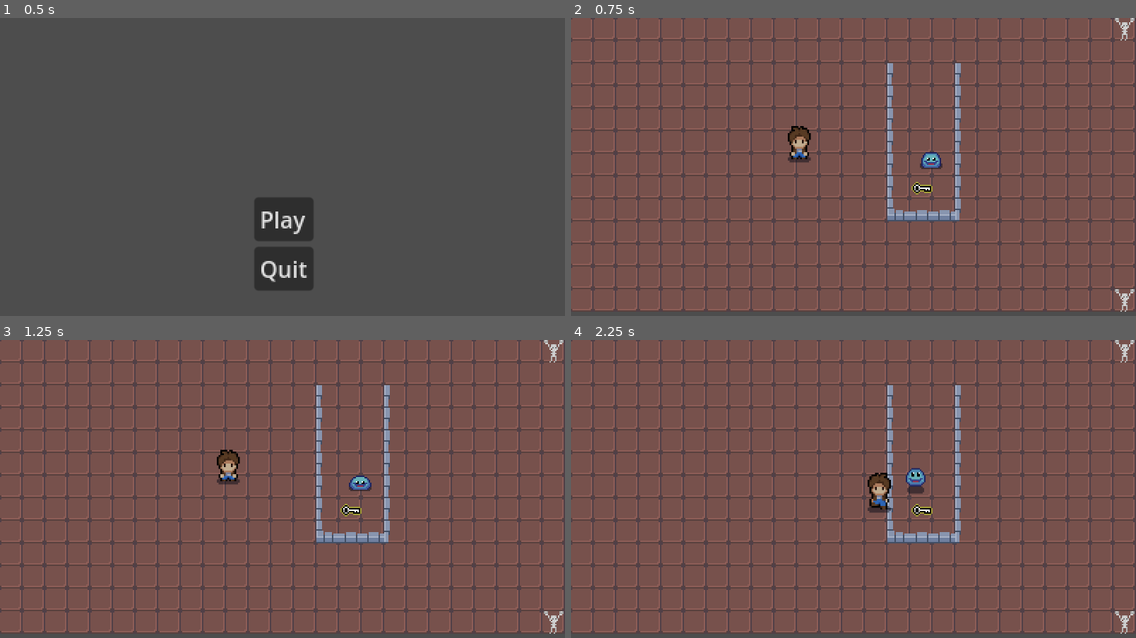
Above: before the commit, frames 1-4 (two rows, left to right).
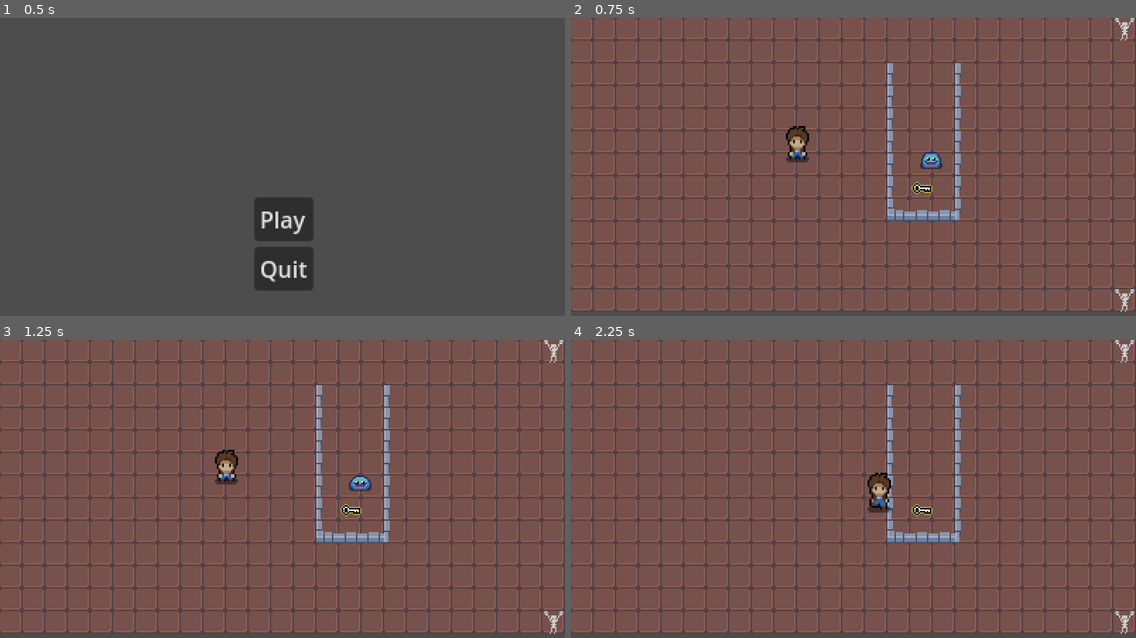
Above: after the commit, the same moments.

Repository: jaxonavena/Calamity
Game: Godot game, scene res://scenes/main_menu.tscn
Same seed, same stepped clock (60 frames per second), same inputs: the game is played once before the commit and once after it.
Inputs (mouse positions are in pixels of both pictures, inside the frame that each line leads up to):
- Up to frame 1 (0.5 s): no input
- Up to frame 2 (0.75 s): click "Play" at 0.5 s
- Up to frame 3 (1.25 s): no input
- Up to frame 4 (2.25 s): move the mouse to (977, 542) at 1.27 s; hold Right (ui_right) 1.28-2.03 s; tap Space (attack) at 1.35, 2.1 s; move the mouse to (740, 587) at 2.02 s; hold Down (ui_down) from 2.03 s (still down)

Frame 1 is identical in both runs. In frame 2, 0.3% of the frame differs, in the area x 38-43%, y 36-49%; in frame 3, 0.3%; in frame 4, 0.3%.

Commit message:
Get melee working

Diff:
--- a/calamity-godotproject/icon.svg
+++ /dev/null
@@ -1 +0,0 @@
-<svg xmlns="http://www.w3.org/2000/svg" width="128" height="128"><rect width="124" height="124" x="2" y="2" fill="#363d52" stroke="#212532" stroke-width="4" rx="14"/><g fill="#fff" transform="translate(12.322 12.322)scale(.101)"><path d="M105 673v33q407 354 814 0v-33z"/><path fill="#478cbf" d="m105 673 152 14q12 1 15 14l4 67 132 10 8-61q2-11 15-15h162q13 4 15 15l8 61 132-10 4-67q3-13 15-14l152-14V427q30-39 56-81-35-59-83-108-43 20-82 47-40-37-88-64 7-51 8-102-59-28-123-42-26 43-46 89-49-7-98 0-20-46-46-89-64 14-123 42 1 51 8 102-48 27-88 64-39-27-82-47-48 49-83 108 26 42 56 81zm0 33v39c0 276 813 276 814 0v-39l-134 12-5 69q-2 10-14 13l-162 11q-12 0-16-11l-10-65H446l-10 65q-4 11-16 11l-162-11q-12-3-14-13l-5-69z"/><path d="M483 600c0 34 58 34 58 0v-86c0-34-58-34-58 0z"/><circle cx="725" cy="526" r="90"/><circle cx="299" cy="526" r="90"/></g><g fill="#414042" transform="translate(12.322 12.322)scale(.101)"><circle cx="307" cy="532" r="60"/><circle cx="717" cy="532" r="60"/></g></svg>
--- a/calamity-godotproject/player.gd
+++ /dev/null
@@ -1,19 +0,0 @@
-extends Character
-
-func _process(_delta: float) -> void:
-	var mouse_direction: Vector2 = (get_global_mouse_position() - global_position).normalized()
-	if mouse_direction.x > 0 and animated_sprite.flip_h:
-		animated_sprite.flip_h = false
-	elif mouse_direction.x < 0 and not animated_sprite.flip_h:
-		animated_sprite.flip_h = true
-
-func get_input() -> void:
-	mov_direction = Vector2.ZERO
-	if Input.is_action_pressed("ui_down"):
-		mov_direction += Vector2.DOWN
-	if Input.is_action_pressed("ui_left"):
-		mov_direction += Vector2.LEFT
-	if Input.is_action_pressed("ui_right"):
-		mov_direction += Vector2.RIGHT
-	if Input.is_action_pressed("ui_up"):
-		mov_direction += Vector2.UP
--- a/calamity-godotproject/project.godot
+++ b/calamity-godotproject/project.godot
@@ -13,17 +13,15 @@
 config/name="Calamity-GodotProject"
 run/main_scene="res://scenes/main_menu.tscn"
 config/features=PackedStringArray("4.3", "GL Compatibility")
-config/icon="res://icon.svg"
 
 [autoload]
 
-Global="*res://scripts/global.gd"
+global_script="*res://scripts/global.gd"
 
 [display]
 
 window/size/viewport_width=2000
 window/size/viewport_height=2000
-window/size/mode=2
 
 [dotnet]
 
--- a/calamity-godotproject/scenes/enemy.tscn
+++ b/calamity-godotproject/scenes/enemy.tscn
@@ -93,7 +93,7 @@
 radius = 5.0
 
 [sub_resource type="CircleShape2D" id="CircleShape2D_dugog"]
-radius = 15.0333
+radius = 25.0
 
 [node name="enemy" type="CharacterBody2D"]
 script = ExtResource("1_os78v")
@@ -103,11 +103,11 @@
 animation = &"slime run"
 offset = Vector2(0, -4)
 
-[node name="detectionArea" type="Area2D" parent="."]
+[node name="detection_area" type="Area2D" parent="."]
 collision_layer = 2
 collision_mask = 2
 
-[node name="CollisionShape2D" type="CollisionShape2D" parent="detectionArea"]
+[node name="CollisionShape2D" type="CollisionShape2D" parent="detection_area"]
 shape = SubResource("CircleShape2D_ytgpa")
 
 [node name="CollisionShape2D2" type="CollisionShape2D" parent="."]
@@ -117,10 +117,9 @@
 [node name="enemy_hitbox" type="Area2D" parent="."]
 
 [node name="CollisionShape2D" type="CollisionShape2D" parent="enemy_hitbox"]
-position = Vector2(0, -1)
 shape = SubResource("CircleShape2D_dugog")
 
-[connection signal="body_entered" from="detectionArea" to="." method="_on_detection_area_body_entered"]
-[connection signal="body_shape_exited" from="detectionArea" to="." method="_on_detection_area_body_shape_exited"]
-[connection signal="body_shape_entered" from="enemy_hitbox" to="." method="_on_enemy_hitbox_body_shape_entered"]
-[connection signal="body_shape_exited" from="enemy_hitbox" to="." method="_on_enemy_hitbox_body_shape_exited"]
+[connection signal="body_entered" from="detection_area" to="." method="_on_detection_area_body_entered"]
+[connection signal="body_exited" from="detection_area" to="." method="_on_detection_area_body_exited"]
+[connection signal="body_entered" from="enemy_hitbox" to="." method="_on_enemy_hitbox_body_entered"]
+[connection signal="body_exited" from="enemy_hitbox" to="." method="_on_enemy_hitbox_body_exited"]
--- a/calamity-godotproject/scenes/main.tscn
+++ b/calamity-godotproject/scenes/main.tscn
@@ -102,7 +102,7 @@
 [node name="enemy" parent="." instance=ExtResource("3_balui")]
 position = Vector2(247, 103)
 
-[node name="collisions" type="StaticBody2D" parent="."]
+[node name="Border" type="StaticBody2D" parent="."]
 
-[node name="CollisionPolygon2D" type="CollisionPolygon2D" parent="collisions"]
+[node name="CollisionPolygon2D" type="CollisionPolygon2D" parent="Border"]
 polygon = PackedVector2Array(0, 0, 223, 0, 223, -27, 274, -29, 273, -1, 400, 0, 400, 208, -17, 208, -16, 0, -48, 243, 419, 224, 416, -49, 1, -38, -14, -3, -9, 0)
--- a/calamity-godotproject/scenes/main_menu.tscn
+++ b/calamity-godotproject/scenes/main_menu.tscn
@@ -1,6 +1,6 @@
 [gd_scene load_steps=2 format=3 uid="uid://cidemkdq4tu4o"]
 
-[ext_resource type="Script" path="res://main_menu.gd" id="1_ly437"]
+[ext_resource type="Script" path="res://scripts/main_menu.gd" id="1_ly437"]
 
 [node name="Menu" type="Control"]
 layout_mode = 3
--- a/calamity-godotproject/scenes/player.tscn
+++ b/calamity-godotproject/scenes/player.tscn
@@ -417,7 +417,7 @@
 radius = 5.0
 
 [sub_resource type="CircleShape2D" id="CircleShape2D_icepc"]
-radius = 20.0
+radius = 15.0
 
 [node name="Player" type="CharacterBody2D"]
 y_sort_enabled = true
@@ -440,14 +440,14 @@
 [node name="player_hitbox" type="Area2D" parent="."]
 
 [node name="CollisionShape2D" type="CollisionShape2D" parent="player_hitbox"]
-position = Vector2(-15, -10)
+position = Vector2(-16, -11)
 shape = SubResource("CircleShape2D_icepc")
 
 [node name="enemy_attackcooldown" type="Timer" parent="."]
-wait_time = 0.504
+wait_time = 0.5
 
 [node name="attack_timer" type="Timer" parent="."]
-wait_time = 0.504
+wait_time = 0.5
 
 [node name="Camera2D" type="Camera2D" parent="."]
 position = Vector2(201, 192)
--- a/calamity-godotproject/scripts/enemy.gd
+++ b/calamity-godotproject/scripts/enemy.gd
@@ -4,7 +4,7 @@
 var player_chase = false
 var player = null
 
-var health = 100
+var health = 30
 var player_in_attack_zone = false
 
 func _physics_process(delta):
@@ -24,30 +24,35 @@
 func _on_detection_area_body_entered(body):
 	player = body
 	player_chase = true
+	print("player chase")
 
-
-
-func _on_detection_area_body_shape_exited(body):
+func _on_detection_area_body_exited(body):
 	player = null
 	player_chase = false
-
+	print("stop player chase")
 
 func enemy():
 	pass
 
-
-func _on_enemy_hitbox_body_shape_entered(body):
+func _on_enemy_hitbox_body_entered(body):
 	if body.has_method("player"):
 		player_in_attack_zone = true
+		#print("player in zone")
 
 
-func _on_enemy_hitbox_body_shape_exited(body):
+func _on_enemy_hitbox_body_exited(body):
 	if body.has_method("player"):
 		player_in_attack_zone = false
+		#print("player left zone")
 
 func deal_with_damage():
-	if player_in_attack_zone and Global.player_current_attack == true:
-		health = health - 20
-		print("slime health - 20")
+	#if global_script.player_current_attack:
+		#print("HYAH!")
+	#if player_in_attack_zone:
+		#print("attack da playa...")
+
+	if player_in_attack_zone and global_script.player_current_attack == true:
+		health = health - 10
+		print("slime health - 10")
 		if health <= 0:
 			self.queue_free()
--- a/calamity-godotproject/scripts/global.gd
+++ b/calamity-godotproject/scripts/global.gd
@@ -1,4 +1,3 @@
 extends Node
 
-
 var player_current_attack = false
--- a/calamity-godotproject/scripts/player.gd
+++ b/calamity-godotproject/scripts/player.gd
@@ -1,7 +1,7 @@
 extends CharacterBody2D
 
 const speed = 100
-var current_dir = "none"
+var current_dir = "down"
 var enemy_in_attack_range = false
 var enemy_attack_cooldown = true
 var health = 100
@@ -22,7 +22,6 @@
 		health = 0
 		$AnimatedSprite2D.play("death")
 		print("player is dead")
-		self.queue_free()
 		get_tree().change_scene_to_file("res://scenes/main_menu.tscn")
 
 
@@ -108,7 +107,7 @@
 		health = health - 10;
 		enemy_attack_cooldown = false
 		$enemy_attackcooldown.start()
-		print("player taken damage")
+		print("player taken damage\n")
 
 
 func _on_enemy_attackcooldown_timeout():
@@ -118,7 +117,7 @@
 func attack():
 	var dir = current_dir
 	if Input.is_action_just_pressed("attack"):
-		Global.player_current_attack = true
+		global_script.player_current_attack = true
 		attack_in_progess = true
 		if dir == "right":
 			$AnimatedSprite2D.flip_h = false
@@ -141,7 +140,8 @@
 
 
 
+
 func _on_attack_timer_timeout():
 	$attack_timer.stop()
-	Global.player_current_attack = false
+	global_script.player_current_attack = false
 	attack_in_progess = false
Not shown, removed: calamity-godotproject/icon.svg.import
Renamed: calamity-godotproject/main_menu.gd -> calamity-godotproject/scripts/main_menu.gd
